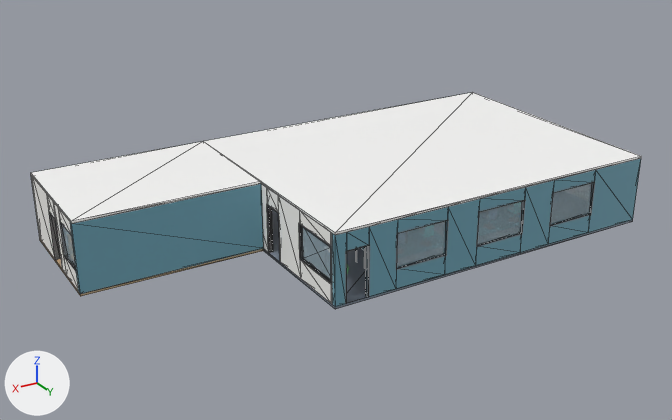
What one commit did to the glTF model compose/demo_floor.glb.
Both versions are drawn from a 50 mm camera at (32.0, 38.73, 17.37) aimed at (12.37, 6.02, 1.01). Lighting does not change. The marker at lower left points along +X, +Y and +Z. The picture after the commit comes second. Mesh edges are drawn as thin lines on the coarser meshes. Where no turn or scale is listed for an object, it has been applied to the vertices.

The scene before the commit, as lines of its bpy script (objects in view):
```python
me_frames_e = bpy.data.meshes.new('Frames_E')
me_frames_e.from_pydata(...)  # 96 vertices, 156 faces; spans x 15.79..16.01, y 1.75..11.75, z 0.0..2.45
# faces by material slot: [132, 24]
me_frames_e.materials.append(mat_frame)  # grey #898b90
me_frames_e.materials.append(mat_glass)  # blue #cbe7f3
me_wall_e = bpy.data.meshes.new('Wall_E')
me_wall_e.from_pydata(...)  # 58 vertices, 108 faces; spans x 15.8..16.0, y 0.2..11.8, z 0.0..3.0
me_wall_e.materials.append(mat_wall)  # white #f7f6f2
me_wall_e_001 = bpy.data.meshes.new('Wall_E.001')
me_wall_e_001.from_pydata(...)  # 32 vertices, 60 faces; spans x 7.8..8.0, y 0.2..5.8, z 0.0..3.0
me_wall_e_001.materials.append(mat_wall_001)  # white #f7f6f2
ob_t00_frames_e = bpy.data.objects.new('T00_Frames_E', me_frames_e)
ob_t00_frames_e.location = (0.0, 0.0, 0.0)
ob_t00_wall_e = bpy.data.objects.new('T00_Wall_E', me_wall_e)
ob_t00_wall_e.location = (0.0, 0.0, 0.0)
ob_t01_wall_e = bpy.data.objects.new('T01_Wall_E', me_wall_e_001)
ob_t01_wall_e.location = (16.0, 0.0, 0.0)
# also in view: 'T00_Floor' at (8.0, 6.0, -0.05); 'T00_Frames_N' at (9.15, 11.9, 1.23); 'T01_Ceiling' at (20.0, 3.0, 3.05); 'T01_Wall_N' at (20.0, 5.9, 1.5); 'T00_Ceiling' at (8.0, 6.0, 3.05)
```
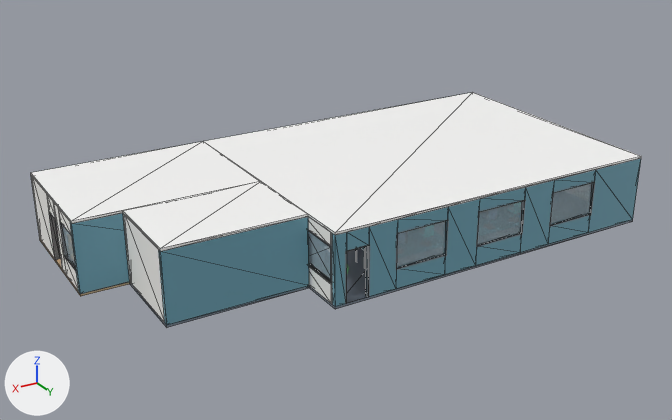
What differs and where, as boxes [x1, y1, x2, y2] in the pictures (672 x 420 px):
```json
{"object": "T02_Wall_N", "change": "added", "after": [159, 217, 309, 325], "on screen": "cyan"}
{"object": "T02_Ceiling", "change": "added", "after": [123, 182, 308, 251]}
{"object": "T02_Wall_E", "change": "added", "after": [125, 216, 165, 323]}
{"object": "T02_Floor", "change": "added", "after": [130, 283, 309, 327]}
{"object": "T02_Wall_S", "change": "added", "after": [123, 214, 131, 283], "on screen": "mostly hidden"}
{"object": "T01_Wall_N", "change": "unchanged, covered by the edit", "before": [70, 184, 264, 294], "after": [70, 213, 130, 294]}
{"object": "T00_Wall_E", "change": "unchanged, covered by the edit", "before": [261, 184, 332, 304], "after": [308, 217, 332, 304]}
```

Scene script edits in JSON lines:
```json
{"op": "add", "block": "mat_wall_002", "code": ["mat_wall_002 = principled_material('wall.002')", "mat_wall_002.base_color = (0.93, 0.92, 0.89)  # white #f7f6f2", "mat_wall_002.roughness = 0.55"]}
{"op": "add", "block": "mat_wall_accent_002", "code": ["mat_wall_accent_002 = principled_material('wall_accent.002')", "mat_wall_accent_002.base_color = (0.16, 0.38, 0.48)  # cyan #6fa6b8", "mat_wall_accent_002.roughness = 0.55"]}
{"op": "add", "block": "mat_floor_carpet_001", "code": ["mat_floor_carpet_001 = principled_material('floor_carpet.001')", "mat_floor_carpet_001.base_color = (0.2, 0.24, 0.3)  # greyish blue #7c8695", "mat_floor_carpet_001.roughness = 0.55"]}
{"op": "add", "block": "mat_ceiling_002", "code": ["mat_ceiling_002 = principled_material('ceiling.002')", "mat_ceiling_002.base_color = (0.96, 0.96, 0.95)  # white #fafaf9", "mat_ceiling_002.roughness = 0.55"]}
{"op": "add", "block": "me_wall_s_002", "code": ["me_wall_s_002 = bpy.data.meshes.new('Wall_S.002')", "me_wall_s_002.from_pydata(...)  # 20 vertices, 36 faces; spans x 0.0..6.0, y 0.0..0.2, z 0.0..3.0", "me_wall_s_002.materials.append(mat_wall_002)  # white #f7f6f2"]}
{"op": "add", "block": "me_wall_n_002", "code": ["me_wall_n_002 = bpy.data.meshes.new('Wall_N.002')", "me_wall_n_002.from_pydata(...)  # a box spanning x 0.0..6.0, y 3.8..4.0, z 0.0..3.0", "me_wall_n_002.materials.append(mat_wall_accent_002)  # cyan #6fa6b8"]}
{"op": "add", "block": "me_wall_e_002", "code": ["me_wall_e_002 = bpy.data.meshes.new('Wall_E.002')", "me_wall_e_002.from_pydata(...)  # a box spanning x 5.8..6.0, y 0.2..3.8, z 0.0..3.0", "me_wall_e_002.materials.append(mat_wall_002)  # white #f7f6f2"]}
{"op": "add", "block": "me_floor_002", "code": ["me_floor_002 = bpy.data.meshes.new('Floor.002')", "me_floor_002.from_pydata(...)  # a box spanning x 0.0..6.0, y 0.0..4.0, z -0.1..0.0", "me_floor_002.materials.append(mat_floor_carpet_001)  # greyish blue #7c8695"]}
{"op": "add", "block": "me_ceiling_002", "code": ["me_ceiling_002 = bpy.data.meshes.new('Ceiling.002')", "me_ceiling_002.from_pydata(...)  # a box spanning x 0.0..6.0, y 0.0..4.0, z 3.0..3.1", "me_ceiling_002.materials.append(mat_ceiling_002)  # white #fafaf9"]}
{"op": "add", "block": "ob_t02_wall_s", "code": ["ob_t02_wall_s = bpy.data.objects.new('T02_Wall_S', me_wall_s_002)", "ob_t02_wall_s.location = (16.0, 6.0, 0.0)"]}
{"op": "add", "block": "ob_t02_wall_n", "code": ["ob_t02_wall_n = bpy.data.objects.new('T02_Wall_N', me_wall_n_002)", "ob_t02_wall_n.location = (16.0, 6.0, 0.0)"]}
{"op": "add", "block": "ob_t02_wall_e", "code": ["ob_t02_wall_e = bpy.data.objects.new('T02_Wall_E', me_wall_e_002)", "ob_t02_wall_e.location = (16.0, 6.0, 0.0)"]}
{"op": "add", "block": "ob_t02_floor", "code": ["ob_t02_floor = bpy.data.objects.new('T02_Floor', me_floor_002)", "ob_t02_floor.location = (16.0, 6.0, 0.0)"]}
{"op": "add", "block": "ob_t02_ceiling", "code": ["ob_t02_ceiling = bpy.data.objects.new('T02_Ceiling', me_ceiling_002)", "ob_t02_ceiling.location = (16.0, 6.0, 0.0)"]}
```
